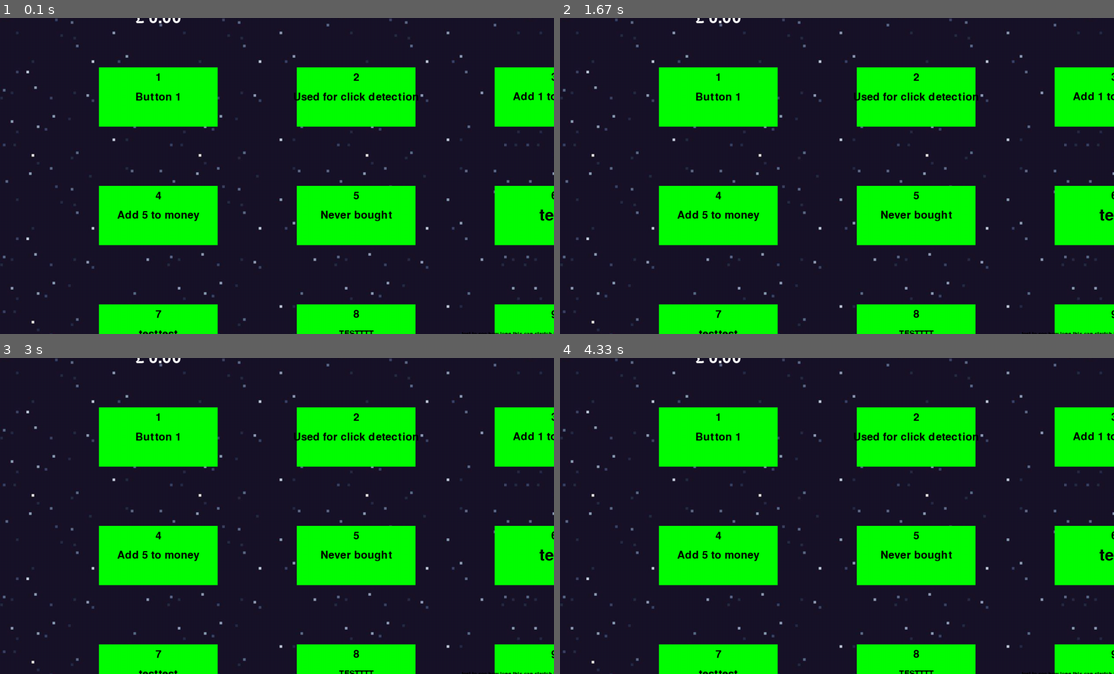
Above: before the commit, frames 1-4 (two rows, left to right).
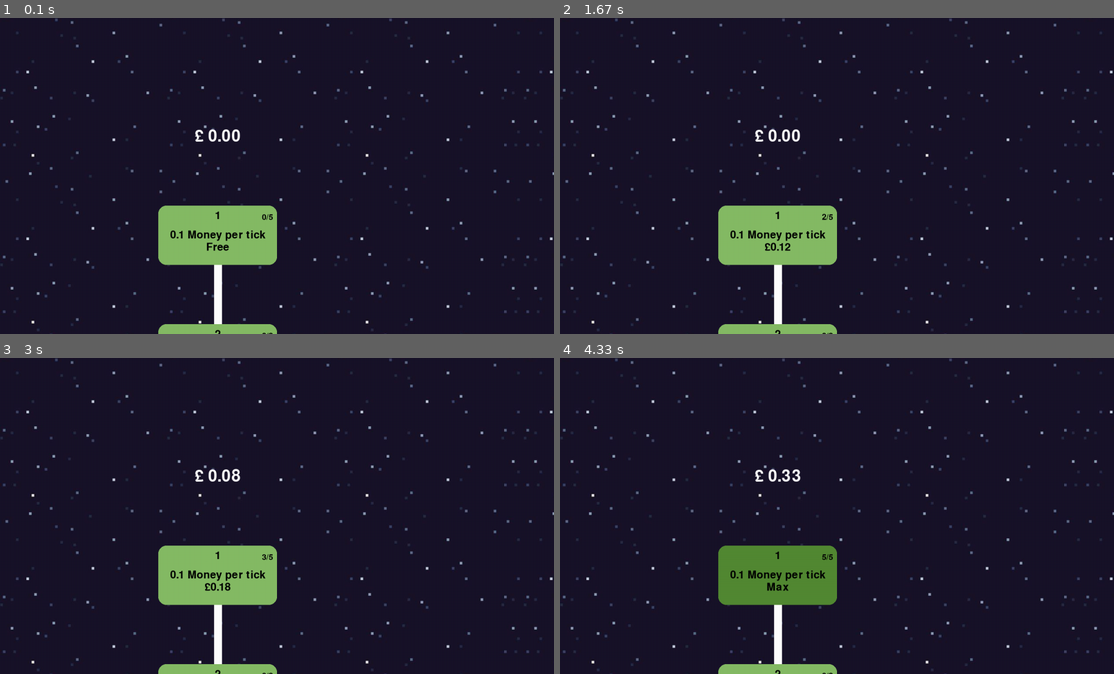
Above: after the commit, the same moments.

Repository: The-Anti/Pygame-Project
Game: pygame game, started from Project/updateProject.py
Same seed, same stepped clock (60 frames per second), same inputs: the game is played once before the commit and once after it.
Inputs (mouse positions are in pixels of both pictures, inside the frame that each line leads up to):
- Up to frame 1 (0.1 s): no input
- Up to frame 2 (1.67 s): press the mouse at (776, 236) at 0.37 s; move the mouse to (798, 163) at 0.47 s; release the mouse at (814, 90) at 0.6 s; press the mouse at (776, 236) at 1.2 s; move the mouse to (770, 172) at 1.3 s; release the mouse at (759, 109) at 1.43 s
- Up to frame 3 (3 s): press the mouse at (216, 576) at 2.03 s; move the mouse to (238, 506) at 2.13 s; release the mouse at (254, 440) at 2.27 s
- Up to frame 4 (4.33 s): press the mouse at (776, 576) at 3.37 s; move the mouse to (859, 598) at 3.47 s; release the mouse at (936, 620) at 3.6 s; press the mouse at (776, 576) at 4.2 s; move the mouse to (715, 534) at 4.3 s

The runs differ from the first frame. In frame 1, 29% of the frame differs, in the area x 17-100%, y 0-100%; in frame 2, 29%; in frame 3, 29%; in frame 4, 29%.

Commit message:
Update updateProject.py

Diff:
--- a/Project/updateProject.py
+++ b/Project/updateProject.py
@@ -16,6 +16,7 @@
 #abbreviating the money
 millnames = ['',' k',' M',' B',' T',' Qa', ' Qn', ' Sx', ' Sp', ' Oc', ' No', ' De', ' UDe', ' DDe', ' TDe', ' QaDe', ' QnDe', ' SxDe', ' SpDe', ' ODe', ' NDe'
              ,' Vg', ' UVg', ' DVg', ' TVg', ' QaVg', ' QnVg', ' SxVg', ' SpVg', ' OVg', ' NVg', 'Tg']
+
 def millify(n):
     n = float(n)
     if n == float('inf'):
@@ -28,95 +29,185 @@
     else:
         return '{:.1f}{}'.format(n / 10**(3 * millidx), millnames[millidx])
 
-text = pygame.font.SysFont(None, 60)
-subText = pygame.font.SysFont(None, 40)
-subberText = pygame.font.SysFont(None, 30)
-subbestText = pygame.font.SysFont(None, 20)
+
+
+#MOST IMPORTANT VARIABLES IN EXISTANCE DO NOT ERASE NOR CHANGE
+#-----------------------------------------------
+money = 0
+rebirths = 0
+tps = 1000
+#-----------------------------------------------
 
 moneyGreen = (133, 187, 101)
-rebirthYellow = (255, 174, 66)
-
-tile_image = pygame.image.load('croppedBG1.png').convert()
-tile_size = tile_image.get_size()
-
-# Camera
-camera = pygame.Vector2(0, 0)
-dragging = False
-tps = 0
-money = 0
-
-class Button():
-    def __init__(self, w, h, x, y, colour, number, desc, tSize):
-        self.button = pygame.Surface((w,h))
+
+
+#Load and prepare the image
+original_image = pygame.image.load('TabIcon.PNG').convert_alpha()       #Image for the tab menu
+button_image = pygame.transform.scale(original_image, (60, 60))     #reshape it to good size
+
+#Tint function (simple multiply)
+def tint_image(image, tint_color):
+    tinted_image = image.copy()
+    tint_surface = pygame.Surface(image.get_size(), pygame.SRCALPHA)
+    tint_surface.fill(tint_color)
+    tinted_image.blit(tint_surface, (0, 0), special_flags=pygame.BLEND_RGBA_MULT)
+    return tinted_image
+
+#Button class
+#----------------------------------------------------------------------------------------------------------------------
+class button():
+    #MAIN BUTTON THINGS
+    #w, h, x, y, colour, number, desc, tSize, type, int, price, clicks, price_func
+    def __init__(self, w, h, x, y, colour, number, desc, tSize, type, int, price, clicks, price_func=None):   #All the variables for the button
+        self.button = pygame.Surface((w,h),pygame.SRCALPHA)
         self.number = number
-        self.pos = pygame.Vector2(x,y)
-        self.hitbox = self.pos.cross
-        self.button.fill(colour)
-        self.trueRect = pygame.rect.Rect(x,y,w,h)
-        self.buttonRect = self.button.get_rect(center = self.pos)
+        self.colour = colour
+        self.startingpos = pygame.Vector2(x,y)
+        self.buttonRect = self.button.get_rect(center = self.startingpos)
         self.numberDisplay = subText.render(f'{number}', True, 'Black')
         if tSize == text:
             self.desc = text.render(desc, True, 'Black')
+            text.metrics()
         elif tSize == subText:
             self.desc = subText.render(desc, True, 'Black')
         elif tSize == subberText:
             self.desc = subberText.render(desc, True, 'Black')
         else:
             self.desc = subbestText.render(desc, True, 'Black')
-
-    def drawButton(self):
+        self.type = type.lower()        #Variable for the type of button (exponential, additive, multiplicitive...)
+        self.int = int      #Variable for the value of the button
+        self.clicks = 0     #how many times you clicked
+        self.maxClicks = clicks #how many times you can click
+        self.clicked = False    #Boolean to check if button is clicked
+        self.flag = False       #Just a flag for threading
+        self.price = price      #Variable for the price tag
+        self.price_func = price_func    #Price scaling function
+        self.ogPrice = price
+
+    def draw_button(self, colour):   #Setting up the variables to draw the button
+        if self.clicked == True:
+            colour = (83,137,51)
+        pygame.draw.rect(screen, colour, self.buttonRect, border_radius=20)
+
         self.buttonRect = self.button.get_rect(center = self.pos)
         screen.blit(self.button, self.buttonRect)
-        self.trueRect.center = self.buttonRect.center
-        pygame.draw.rect(screen, 'Green', self.trueRect)
-
         self.numberDisplayRect = self.numberDisplay.get_rect(center = (self.buttonRect.centerx, self.buttonRect.centery - 50))
         screen.blit(self.numberDisplay, self.numberDisplayRect)
         self.descRect = self.desc.get_rect(center = (self.buttonRect.centerx, self.buttonRect.centery))
         screen.blit(self.desc, self.descRect)
+        self.draw_price()
+
+        self.upgradeCount = subberText.render(f'{self.clicks}/{self.maxClicks}', True, 'BLACK')
+        self.upgradeCountRect = self.upgradeCount.get_rect(topright = (self.buttonRect.centerx+140, self.buttonRect.centery-55))
+        screen.blit(self.upgradeCount, self.upgradeCountRect)
+
+
+    def draw_price(self):     #Setting up the price box
+        if self.price <= 0:     #If upgrade is free then display it to be free
+            self.display_subtext = subText.render('Free', True, (0,0,0))
+        elif self.clicks == self.maxClicks:
+            self.display_subtext = subText.render('Max', True, (0,0,0)) #If its maxxed out then say its maxxed out
+        else:
+            self.display_subtext = subText.render(f'£{self.price}', True, (0,0,0))   #setting up the price text
+        self.priceText_rect = self.display_subtext.get_rect(center=(self.buttonRect.centerx, self.buttonRect.centery + 30))  #setting up the position of the price text
+        screen.blit(self.display_subtext, self.priceText_rect)  #drawing the price text
+
+    def get_center(self):
+        return self.buttonRect.center
+
+    def link(self,y):
+        pygame.draw.line(screen, (255,255,255), self.buttonRect.center, y.get_center(), 20)
+
+    def setPos(self):
+        self.pos = pygame.Vector2(self.startingpos)
+        self.virtualpos = pygame.Vector2(self.startingpos)
 
     def changePos(self, camera):
+        self.setPos()
         self.pos -= camera
         self.buttonRect = self.button.get_rect(center = self.pos)
-        self.trueRect.center = self.buttonRect.center
-
-    def clickDetection(self, mousepos):   #This is in the events area so only runs when you click the mouse button
+
+    def hitboxDetect(self, camera):
+        self.setPos()
+        self.virtualpos -= camera
+        self.buttonRect = self.button.get_rect(center=self.virtualpos)
+
+    #Click detection and money increment system
+    def clickDetection(self, mousepos, camera):   #This is in the events area so only runs when you click the mouse button
         global money
-        self.changePos(camera = camera)
-        if self.buttonRect.collidepoint(mousepos):
-            print('Clicked', self.number)
-#------------------------------------------------------------------------------------------------------------------------------------------
-
-
-
-#------------------------------------------------------------------------------------------------------------------------------------------
+        self.hitboxDetect(camera)
+        if self.buttonRect.collidepoint(mousepos) and self.clicked == False and money >= self.price:    #If mouse is over a button, you can click it and you have enough money then...
+            print('Clicked')
+            if self.clicks == (self.maxClicks - 1):
+                self.clicked = True     #Sets the clicked value to true and turns flag on
+            self.flag = True
+            money -= self.price
+            self.clicks += 1
+            if self.price_func:
+                self.price = round(self.price_func(self.price, self.clicks), 2)
+
+
+    def moneyIncrement(self):   #Used in the threading, just increases the money by a set amount
+        global money
+        global tps
+        while True:
+            if self.flag == True:   #When button has been pressed
+                if self.type == 'add':  #If its additive then add money by the value
+                    money += round(self.clicks * self.int,4)
+                if self.type == 'mult': #If its multiplicitive then multiply money by the value
+                    money = money + (money * round(self.clicks * self.int,4))
+                if self.type == 'exp':  #If its exponential then do the money to the power of the value
+                    money = money + pow(money, round(self.clicks * self.int,4))
+            time.sleep(tps/1000)
+
+    def resetButton(self):
+        self.clicks = 0
+        self.clicked = False
+        self.flag = False
+        self.price = self.ogPrice
+#----------------------------------------------------------------------------------------------------------------------
+
+
+
+def b1Func(curPrice, click):
+    if click == 1:
+        return 0.1
+    elif click < 3:
+        curPrice = curPrice + (curPrice * 0.2)
+        return curPrice
+    else:
+        curPrice = curPrice + (curPrice * 0.5)
+        return curPrice
+
+def b2Func(curp, click):
+    if click == 1:
+        return curp * 1.3
+    else:
+        return curp * 1.5
+
+
+# Load tileable background image
+tile_image = pygame.image.load('croppedBG1.png').convert()
+tile_size = tile_image.get_size()
+
+#w, h, x, y, colour, number, desc, tSize, type, int, price, clicks, price_func
+
+                                                #No arguments to add
+
+
+# Camera
+camera = pygame.Vector2(0, 0)
+dragging = False
+money = 0
+moneyUp1 = button(300, 150, 550, 550, moneyGreen, 1, '0.1 Money per tick', subText, 'add', 0.1, 0, 5, price_func=b1Func)
+moneyUp2 = button(300, 150, 550, 850, moneyGreen, 2, 'Multiplies money by 0.5', subText, 'mult', 0.05, 1, 3, price_func=b2Func)
+
+moneyButtons = [moneyUp1, moneyUp2]
+t1 = threading.Thread(target=moneyUp1.moneyIncrement, daemon=True)  #Creates a thread that targets the button, specifically the moneyIncrement function.
+t1.start()
 while True:
-    button1 = Button(300,150,400,200, moneyGreen, 1, 'Button 1', subText)
-    button2 = Button(300,150,900,200, moneyGreen, 2, 'Used for click detection', subText)
-    button3 = Button(300,150,1400,200, moneyGreen, 3, 'Add 1 to money', subText)
-    button4 = Button(300,150,400,500, moneyGreen, 4, 'Add 5 to money', subText)
-    button5 = Button(300,150,900,500, moneyGreen, 5, 'Never bought', subText)
-    button6 = Button(300,150,1400,500, moneyGreen, 6, 'test', text)
-    button7 = Button(300,150,400,800, moneyGreen, 7, 'testtest', subText)
-    button8 = Button(300,150,900,800, moneyGreen, 8, 'TESTTTT', subberText)
-    button9 = Button(300,150,1400,800, moneyGreen, 9, 'test to see how long this can stretch \nout for and if it will be\n    a problem', subbestText)
-    button10 = Button(300,150,400,1100, moneyGreen, 10, 'Multiply money by 2', subText)
-    button11 = Button(300,150,900,1100, moneyGreen, 11, 'Multiply money by 0.5', subText)
-    button12 = Button(300,150,1400,1100, moneyGreen, 12, 'Exponent the money by 1.2', subberText)
-    button13 = Button(300,150,400,1400, moneyGreen, 13, 'Exponent the money by 0.2', subText)
-    button14 = Button(300,150,900,1400, moneyGreen, 14, 't', text)
-    button15 = Button(300,150,1400,1400, moneyGreen, 15, 'e', text)
-    button16 = Button(300,150,400,1700, moneyGreen, 16, 's', text)
-    button17 = Button(300,150,900,1700, moneyGreen, 17, 't', text)
-    button18 = Button(300,150,1400,1700, moneyGreen, 18, 'i', text)
-    button19 = Button(300,150,400,2000, moneyGreen, 19, 'n', text)
-    button20 = Button(300,150,900,2000, moneyGreen, 20, 'g', text)
-
-    buttons = [button1, button2, button3, button4, button5, button6, button7, button8, button9, button10, button11, button12, button13, button14, button15, button16,
-               button17, button18, button19, button20]
-
-
-
+
+    # Determine visible area
     screen_rect = pygame.Rect(camera.x, camera.y, *screen.get_size())
 
     if camera.x <= -3000:
@@ -140,17 +231,21 @@
             draw_pos = tile_pos - camera
             screen.blit(tile_image, draw_pos)
 
-
-
-
-    for event in pygame.event.get():    #Event system
-        if event.type == pygame.QUIT:   #If you leave the game, close the game
+    moneyText = text.render(f'£ {millify(money)}', True, 'WHITE')   #Shows the value of the money (and rounds it to two decimal places)
+    text_pos = pygame.Vector2(550, 300) - camera
+    variable_rect = moneyText.get_rect(center=text_pos)
+    screen.blit(moneyText, variable_rect)
+
+    # Handle events
+    for event in pygame.event.get():
+        if event.type == pygame.QUIT:
             pygame.quit()
             exit()
+
         if event.type == pygame.MOUSEBUTTONDOWN and event.button == 1:
 
-            for i in buttons:
-                i.clickDetection(pygame.Vector2(event.pos))
+            for i in moneyButtons:
+                i.clickDetection(pygame.Vector2(event.pos), camera)
 
         if event.type == pygame.MOUSEBUTTONDOWN and event.button == 3:
             dragging = True
@@ -163,16 +258,10 @@
             camera -= delta
             last_mouse_pos = mouse_pos
 
-    for i in buttons:
-        #i.drawButton()
+    moneyUp1.link(moneyUp2)
+
+    for i in moneyButtons:
         i.changePos(camera)
-        i.drawButton()
-
-
-    moneyText = text.render(f'£ {millify(money)}', True, 'WHITE')   #Shows the value of the money (and rounds it to two decimal places)
-    text_pos = pygame.Vector2(400, 0) - camera
-    variable_rect = moneyText.get_rect(center=text_pos)
-    screen.blit(moneyText, variable_rect)
-
-    clock.tick(60)
+        i.draw_button(moneyGreen)
+
     pygame.display.flip()
